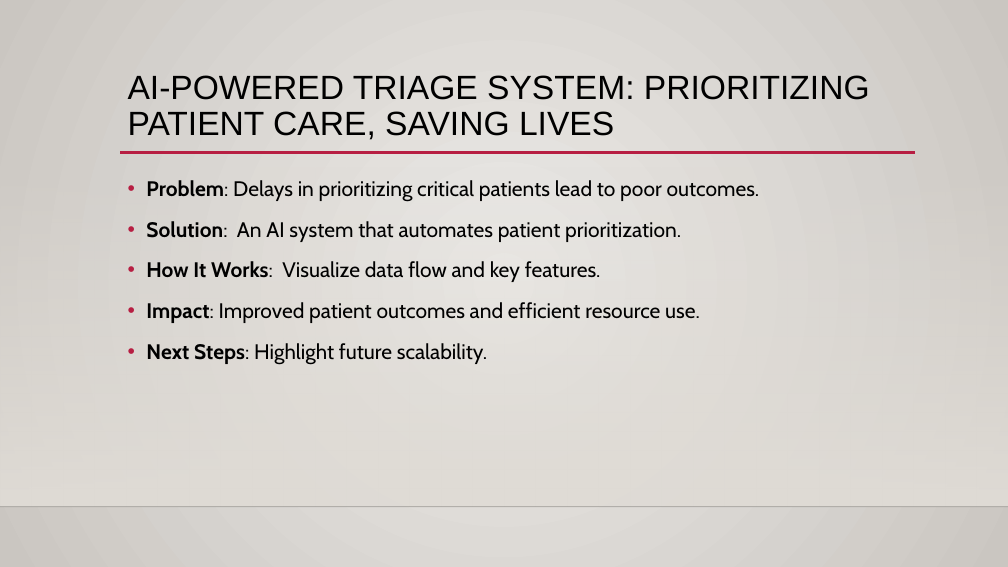
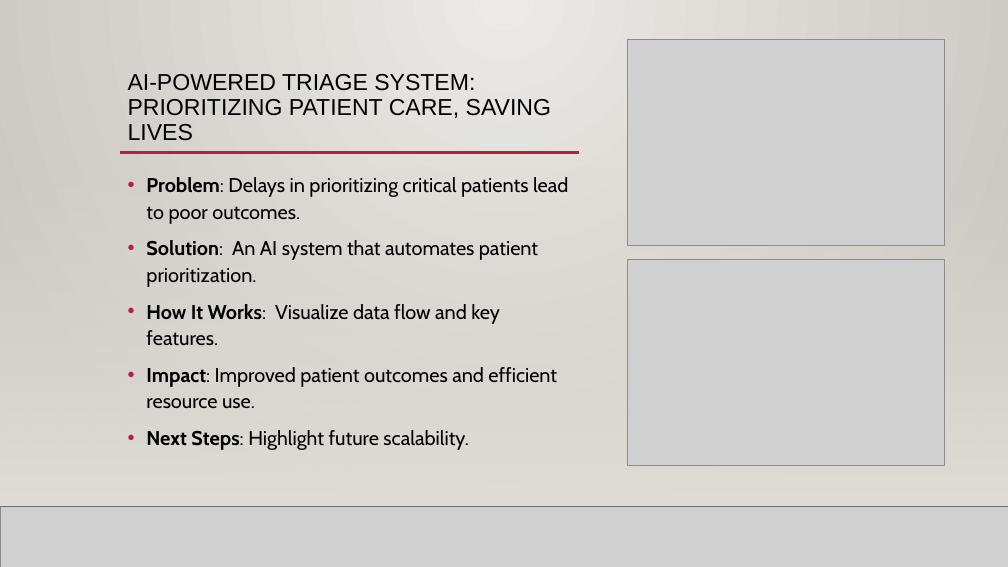
Before and after one commit to ksu-hmi/AI-powered-triage-system-, a slide deck: slide 2 of Final Project.pptx. Drawn at 1008x567 pixels with LibreOffice and Linux fonts; fonts in the diff are those of the drawing; grey boxes stand for pictures; background and template pictures are left out. Boxes give left, top, right and bottom in pixels: in the first picture for what was removed or moved away, otherwise in the second. Text is boxed around its words. In the diff, an @@ line names an element or a change of style, - is before the commit and + after.

```diff
--- a/Final Project.pptx
+++ b/Final Project.pptx
@@ rectangle added at (0,0,1008,567), fill gradient #ECEAE7 to #CAC7C1 @@
@@ picture added at (628,40,945,247) @@
@@ title "AI-POWERED TRIAGE SYSTEM: PRIORITIZING PATIENT ..." at (128,74,551,141): size 32 to 22 pt @@
@@ rectangle added at (0,167,1008,507), fill gradient #DFDBD5 @@
@@ text "Problem: Delays in prioritizing critical ..." at (146,177,568,450): size 20 to 19 pt; line spacing 1.2 to 1.1 @@
@@ picture added at (628,259,945,466) @@
@@ picture added at (0,507,1008,567) @@
@@ line added from (0, 507) to (1008, 507), #000001 1 pt @@
```
Also in this commit, not shown: 1 other slide changed.
